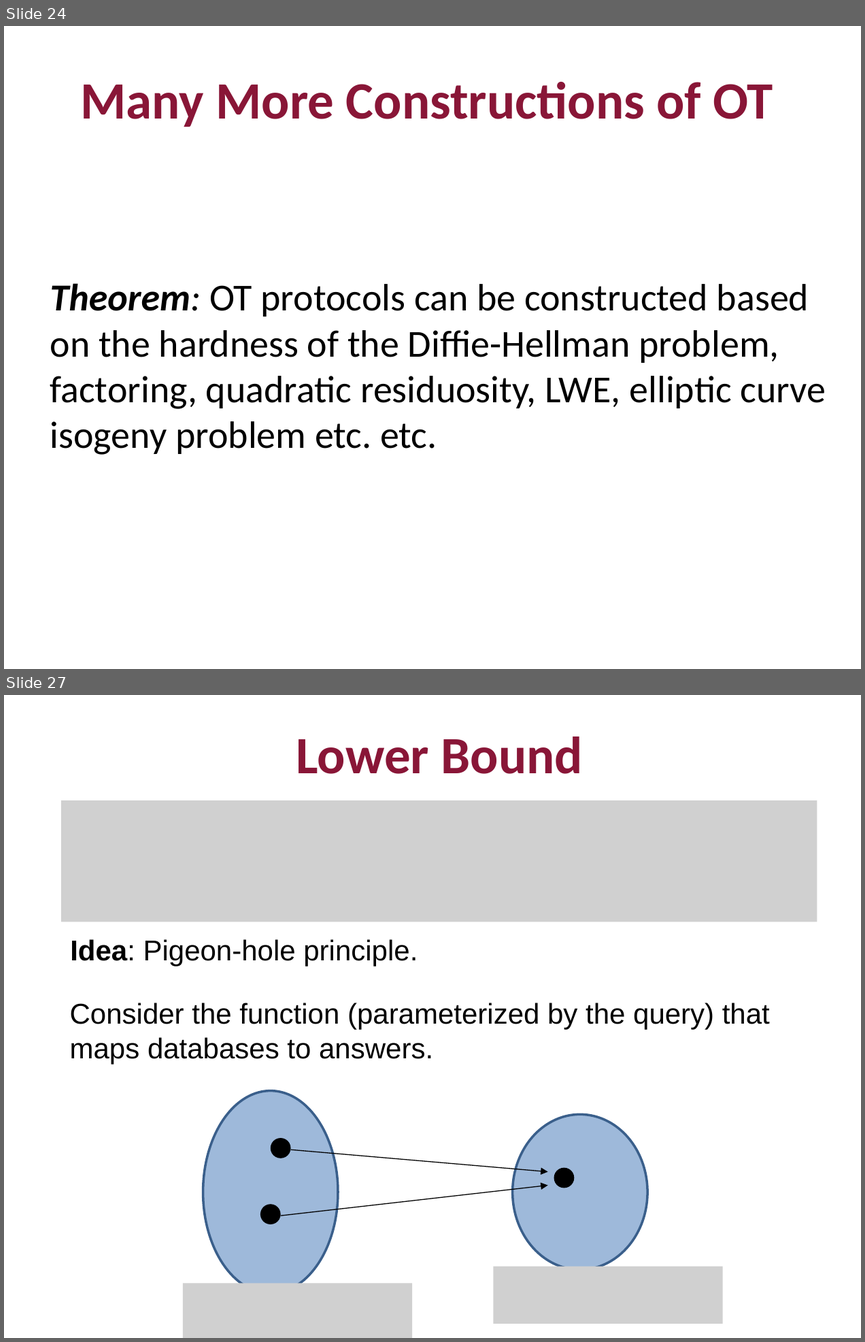
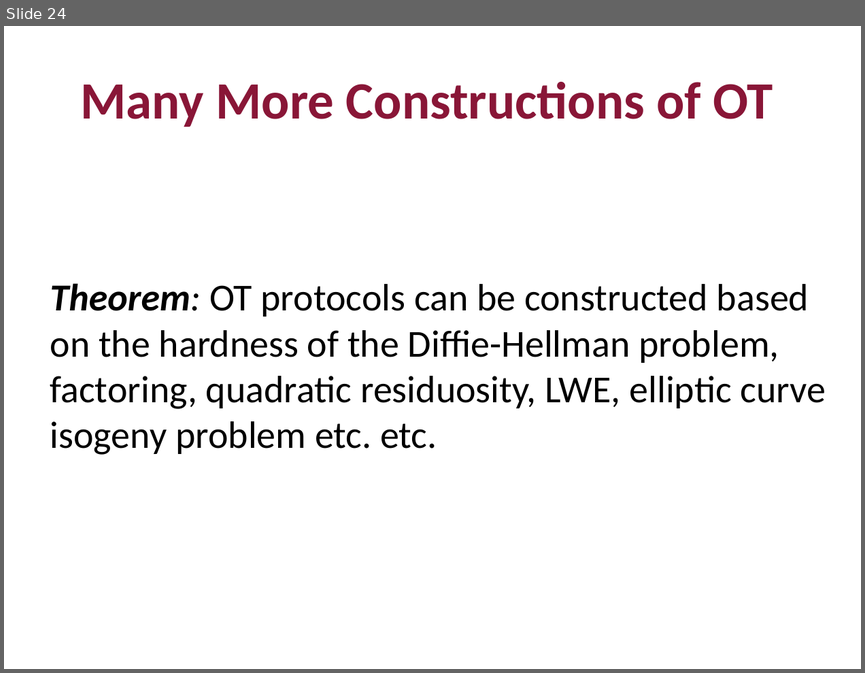
Before and after one commit to mit6875/mit6875.github.io, a slide deck: FA22SLIDES/lec21.pptx. Shown one above the other, each under a label of ours: slides 24 and 27 before the commit, slide 24 after it; the slides between them are not shown. The pictures are 865x1342 and 865x673 pixels, drawn with LibreOffice and Linux fonts; fonts in the diff are those of the drawing; grey boxes stand for pictures. Boxes give left, top, right and bottom in pixels: in the first picture for what was removed or moved away, otherwise in the second. Text is boxed around its words. In the diff, an @@ line names an element or a change of style, - is before the commit and + after.

```diff
--- a/FA22SLIDES/lec21.pptx
+++ b/FA22SLIDES/lec21.pptx
@@ slide 27 removed at (4, 695, 861, 1338), background #FFFFFF @@
@@ title removed at (296, 736, 582, 774) @@
-Lower Bound
@@ picture removed at (61, 800, 817, 922) @@
@@ text removed at (70, 939, 417, 966) @@
-Idea: Pigeon-hole principle.
@@ text removed at (70, 1002, 770, 1064) @@
-Consider the function (parameterized by the query) that maps databases to answers.
@@ ellipse removed at (203, 1091, 337, 1293) @@
@@ ellipse removed at (512, 1114, 647, 1269) @@
@@ group removed at (260, 1138, 575, 1225): 3 ellipses, 2 arrows @@
@@ picture removed at (493, 1266, 723, 1323) @@
@@ picture removed at (183, 1283, 413, 1338) @@
```
Also in this commit, not shown: 1 slide changed, 14 slides added, 9 other slides removed, 1 other file.
